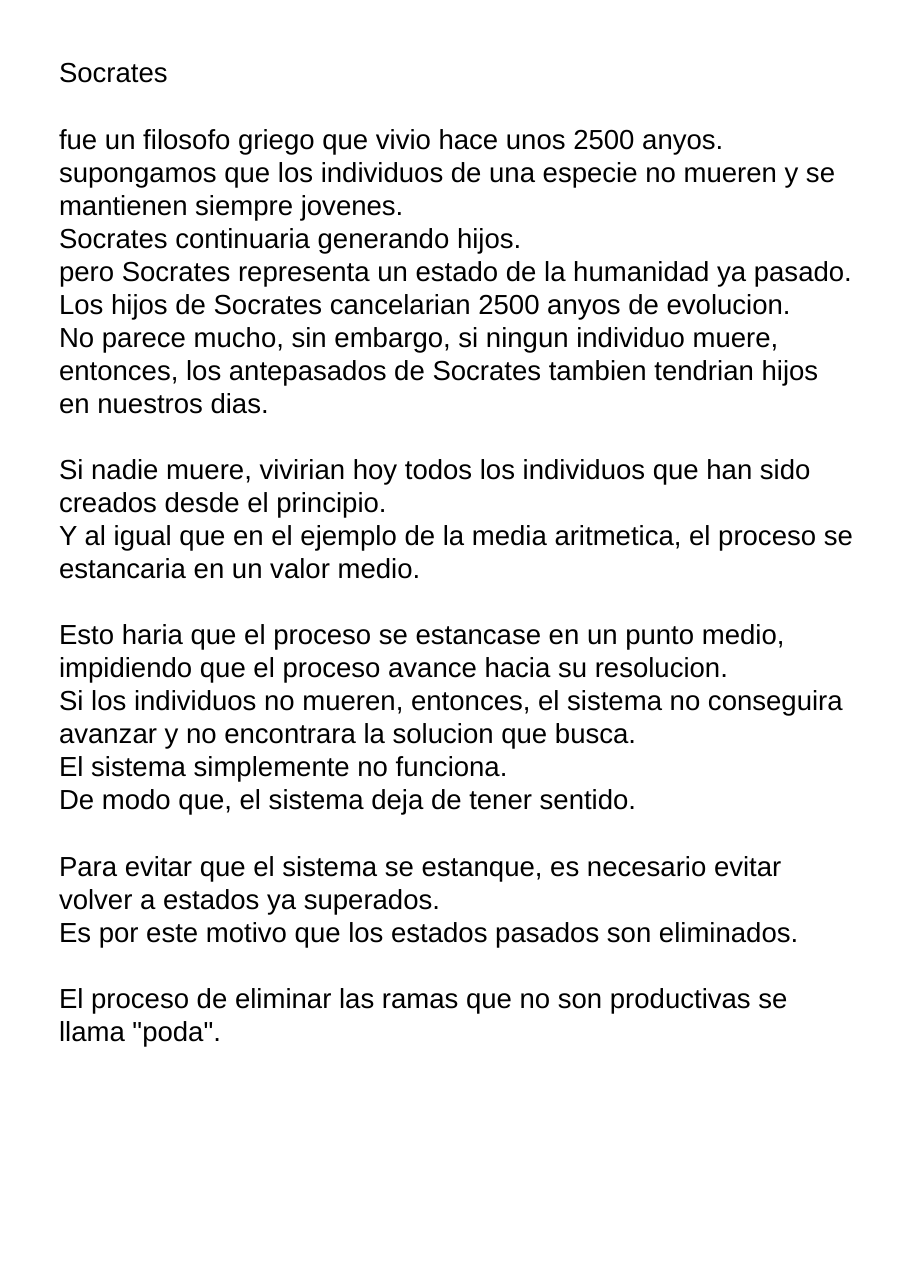
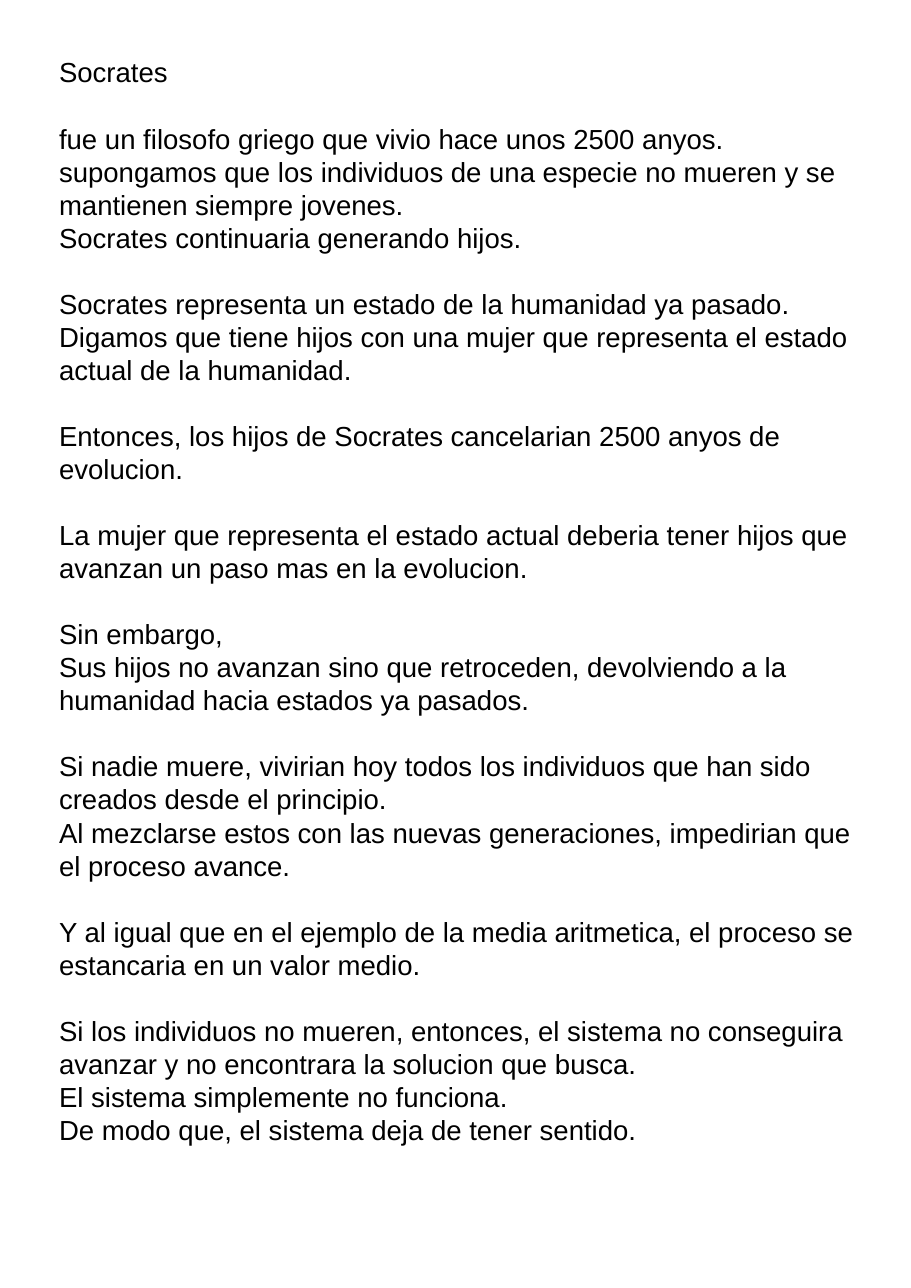
Before and after one commit to fabhrius/La-Cosa, a slide deck: slide 13 of capitulos/Poda/La Poda.odp (slide 14 before the commit). Drawn at 911x1288 pixels with LibreOffice and Linux fonts; fonts in the diff are those of the drawing. Boxes give left, top, right and bottom in pixels: in the first picture for what was removed or moved away, otherwise in the second. Text is boxed around its words. In the diff, an @@ line names an element or a change of style, - is before the commit and + after.

```diff
--- a/capitulos/Poda/La Poda.odp
+++ b/capitulos/Poda/La Poda.odp
@@ text at bbox=[59, 294, 848, 716]: text changed @@
-pero Socrates representa un estado de la humanidad ya pasado.
-Los hijos de Socrates cancelarian 2500 anyos de evolucion.
-No parece mucho, sin embargo, si ningun individuo muere, entonces, los antepasados de Socrates tambien tendrian hijos en nuestros dias.
+Socrates representa un estado de la humanidad ya pasado.
+Digamos que tiene hijos con una mujer que representa el estado actual de la humanidad.
+Entonces, los hijos de Socrates cancelarian 2500 anyos de evolucion.
+La mujer que representa el estado actual deberia tener hijos que avanzan un paso mas en la evolucion.
+Sin embargo,
+Sus hijos no avanzan sino que retroceden, devolviendo a la humanidad hacia estados ya pasados.
@@ text at bbox=[59, 624, 785, 683]: paragraph removed @@
-Esto haria que el proceso se estancase en un punto medio, impidiendo que el proceso avance hacia su resolucion.
@@ text at bbox=[59, 823, 850, 881]: paragraph added @@
+Al mezclarse estos con las nuevas generaciones, impedirian que el proceso avance.
@@ text at bbox=[59, 856, 798, 947]: paragraphs removed @@
-Para evitar que el sistema se estanque, es necesario evitar volver a estados ya superados.
-Es por este motivo que los estados pasados son eliminados.
-El proceso de eliminar las ramas que no son productivas se llama "poda".
```
Also in this commit, not shown: 1 slide added, 1 slide removed, 2 other files.
